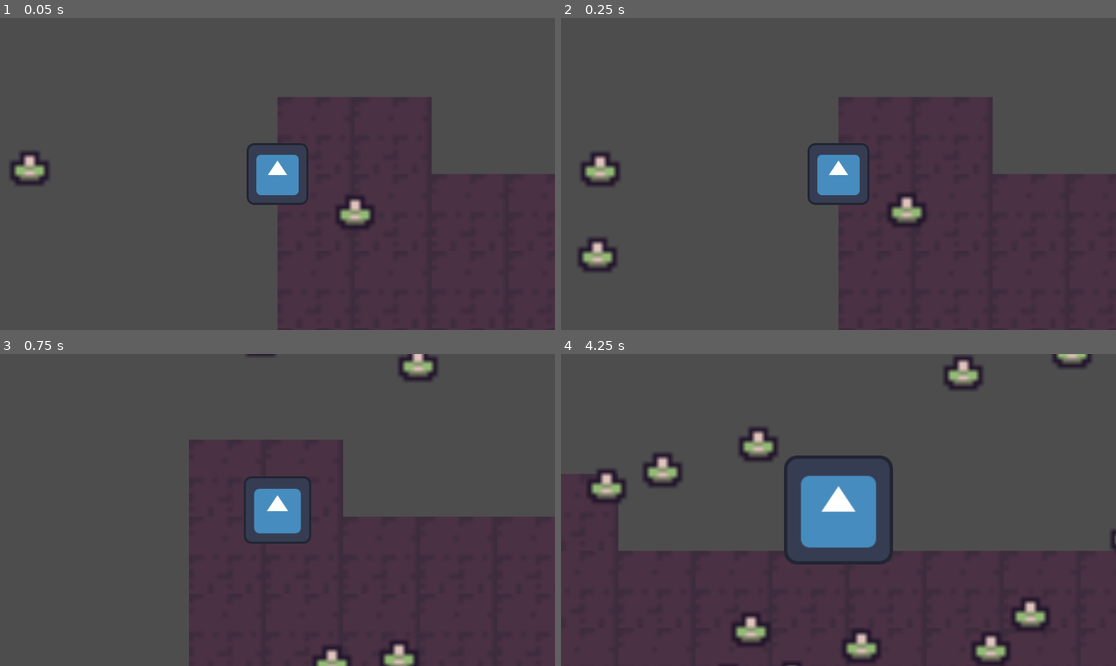
Above: before the commit, frames 1-4 (two rows, left to right).
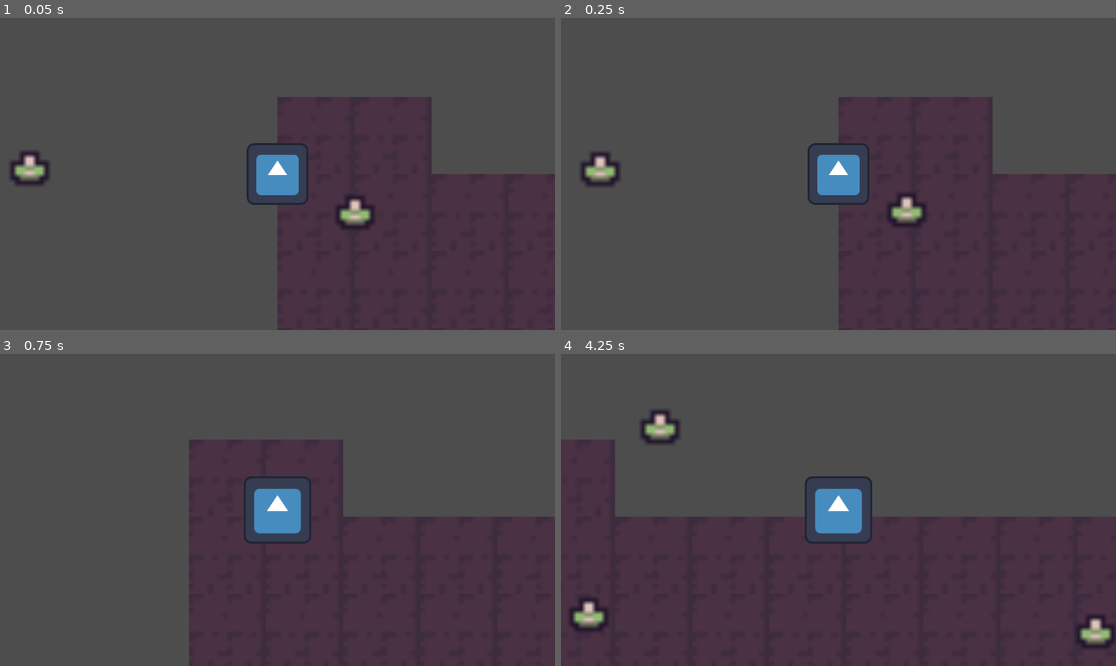
Above: after the commit, the same moments.

Repository: RasmusKuusmaa/Man-Eater
Game: Godot game, scene res://scenes/main.tscn
Same seed, same stepped clock (60 frames per second), same inputs: the game is played once before the commit and once after it. The engine's default icon, where the game draws it, is replaced by a stand-in: a white triangle on a blue panel in a dark square.
Inputs:
- Up to frame 1 (0.05 s): no input
- Up to frame 2 (0.25 s): no input
- Up to frame 3 (0.75 s): hold Right (ui_right) from 0.53 s (still down)
- Up to frame 4 (4.25 s): release Right (ui_right) at 1.28 s; hold Down (ui_down) 1.28-2.03 s; hold Right (ui_right) 2.03-2.78 s; hold Up (ui_up) 2.78-3.53 s; hold Left (ui_left) from 3.53 s (still down)

Frame 1 is identical in both runs. In frame 2, 0.6% of the frame differs, in the area x 3-11%, y 70-82%; in frame 3, 1.1%; in frame 4, 17%, in the area x 0-100%, y 0-100%.

Commit message:
cap player size

Diff:
--- a/script/enemy_spawner.gd
+++ b/script/enemy_spawner.gd
@@ -1,7 +1,7 @@
 extends Node2D
 
 @export var enemy_scene: PackedScene
-@export var spawn_interval: float = 0.1
+@export var spawn_interval: float = 0.5
 @export var spawn_radius: float = 500
 
 var player: Node2D
--- a/script/player.gd
+++ b/script/player.gd
@@ -2,6 +2,7 @@
 
 @export var SPEED: float = 1000
 var GROW_FACTOR: float = 1.1
+var scale_cap:float = 20.0
 
 func _physics_process(delta: float) -> void:
 	var direction = Vector2.ZERO
@@ -33,4 +34,7 @@
 	grow()
 
 func grow():
-	scale *= GROW_FACTOR
+	var new_scale = scale * GROW_FACTOR
+	var clamped = min(new_scale.x, scale_cap)
+
+	scale = Vector2(clamped, clamped)
